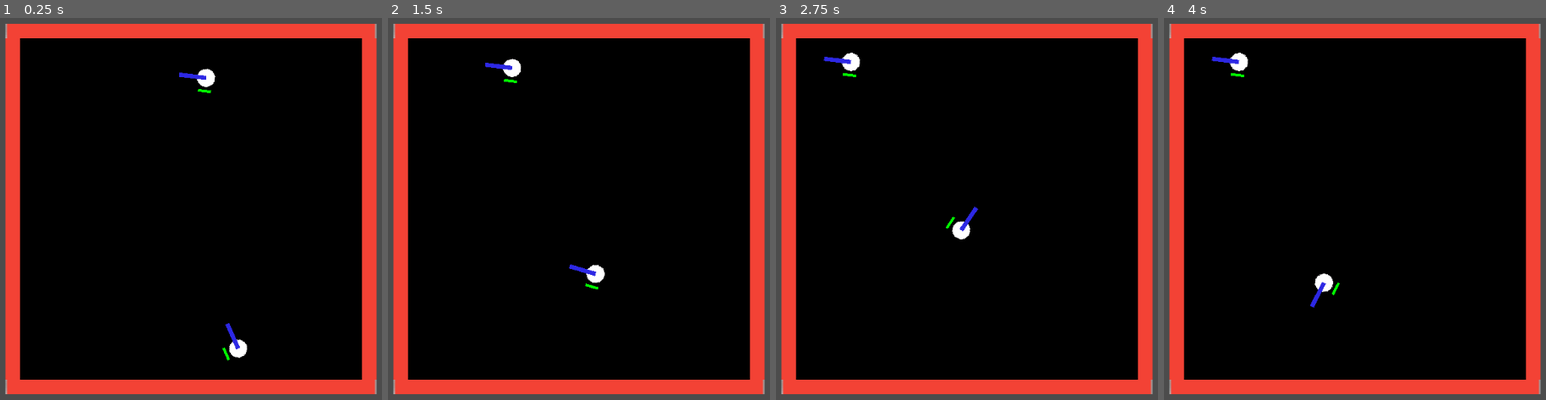
Above: before the commit, frames 1-4 (left to right).
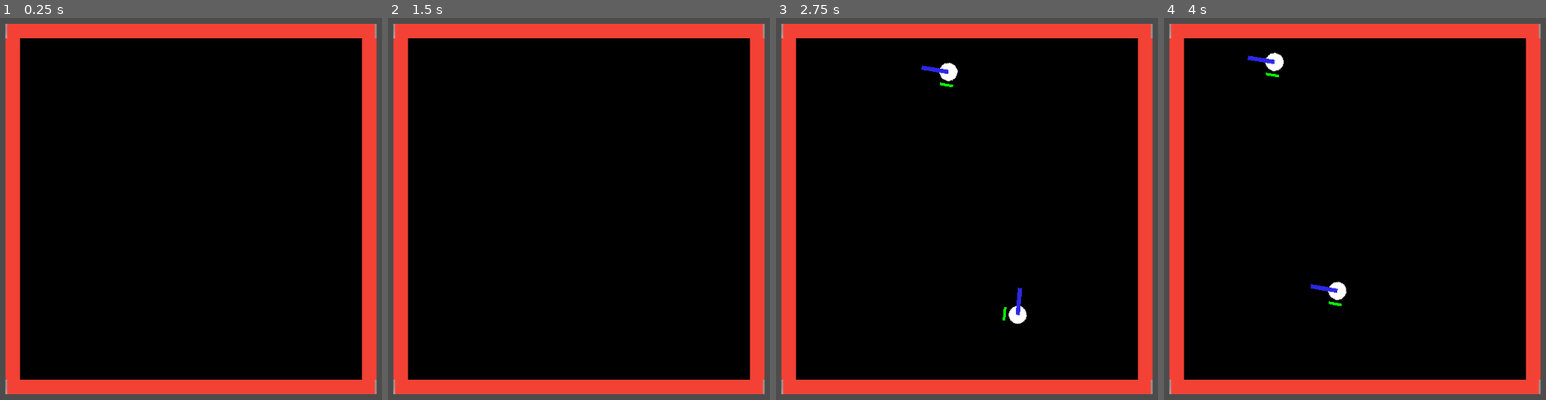
Above: after the commit, the same moments.

Repository: sisipun/CybersportManager
Game: Godot game, scene res://script/ui.tscn
Two runs of this game, one before a commit and one after it. Both use one fixed random seed, a clock stepped at 60 frames per second and the inputs below.
Inputs (mouse positions are in pixels of both pictures, inside the frame that each line leads up to):
- Up to frame 1 (0.25 s): no input
- Up to frame 2 (1.5 s): click (579, 209) at 0.67 s; move the mouse to (445, 228) at 1.27 s; click (445, 228) at 1.42 s
- Up to frame 3 (2.75 s): move the mouse to (1035, 121) at 2.02 s; click (1035, 121) at 2.17 s
- Up to frame 4 (4 s): move the mouse to (1320, 289) at 2.77 s; click (1320, 289) at 2.92 s; move the mouse to (outside the picture) at 3.52 s; click (outside the picture) at 3.67 s

The runs differ from the first frame. In frame 1, 0.6% of the frame differs, in the area x 46-65%, y 13-90%; in frame 2, 0.6%; in frame 3, 1.1%, in the area x 12-66%, y 9-81%; in frame 4, 1.0%.
Error after the commit: Invalid get index '0' (on base: 'Dictionary'). (res://script/tactical_fps/match/map/tactical_fps_map.gd:41)

Commit message:
Improve match timers

Diff:
--- a/game/script/base/match/base_match.gd
+++ b/game/script/base/match/base_match.gd
@@ -24,19 +24,11 @@
 		add_child(controller)
 		_team_controllers[team] = controller
 
-	start_round()
+	start()
 
 
-func start_round() -> void:
-	for team in _teams:
-		for i in range(_team_players_count):
-			var player: BasePlayer = _player_scene.instance()
-			player.init(team, i)
-			_map.add_player(player)
-
-
-func end_round() -> void:
-	_map.clear()
+func start() -> void:
+	pass
 
 
 func _process(_delta: float) -> void:
--- a/game/script/base/match/map/base_map.gd
+++ b/game/script/base/match/map/base_map.gd
@@ -32,7 +32,10 @@
 
 
 func get_team_players(team: int) -> Array:
-	return _players[team]
+	if team < _players.size():
+		return _players[team]
+	else:
+		return []
 
 
 func _on_player_dead(_player: BasePlayer) -> void:
--- a/game/script/tactical_fps/match/player/tactical_fps_player_controller.gd
+++ b/game/script/tactical_fps/match/player/tactical_fps_player_controller.gd
@@ -5,18 +5,13 @@
 var target_plant_zone: TacticalFpsPlantZone = null
 
 
-func process(map: BaseMap) -> void:
+func start_round(map: BaseMap) -> void:
 	var tactical_fps_map: TacticalFpsMap = map as TacticalFpsMap
-	if not target_plant_zone:
-		target_plant_zone = tactical_fps_map.plant_zones[randi() % len(tactical_fps_map.plant_zones)]
-		var players: Array = map.get_team_players(team)
-		for player in players:
-			var tactical_fps_player: TacticalFpsPlayer = player as TacticalFpsPlayer
-			tactical_fps_player.move_to(target_plant_zone.global_position)
-
-
-func start_round() -> void:
-	pass
+	target_plant_zone = tactical_fps_map.plant_zones[randi() % len(tactical_fps_map.plant_zones)]
+	var players: Array = map.get_team_players(team)
+	for player in players:
+		var tactical_fps_player: TacticalFpsPlayer = player as TacticalFpsPlayer
+		tactical_fps_player.move_to(target_plant_zone.global_position)
 
 
 func end_round() -> void:
--- a/game/script/tactical_fps/match/tactical_fps_match.gd
+++ b/game/script/tactical_fps/match/tactical_fps_match.gd
@@ -2,27 +2,30 @@
 extends BaseMatch
 
 
+enum State {
+	ROUND_STARTING,
+	ROUND_IN_PROGRESS,
+	ROUND_ENDED
+}
+
+
 export (NodePath) onready var _round_timer = get_node(_round_timer) as Timer
 export (NodePath) onready var _bomb_timer = get_node(_bomb_timer) as Timer
-export (NodePath) onready var _next_round_timer = get_node(_next_round_timer) as Timer
+export (NodePath) onready var _start_round_timer = get_node(_start_round_timer) as Timer
+export (NodePath) onready var _end_round_timer = get_node(_end_round_timer) as Timer
 
 export (int) var _win_condition_rounds_count: int = 16
 
 export (TacticalFpsTeam.Side) var _round_ends_winning_team: int = TacticalFpsTeam.Side.BLUE
 export (TacticalFpsTeam.Side) var _round_bomb_explodes_winning_team: int = TacticalFpsTeam.Side.RED
 
-export (float) var _round_duration: float = 20.0
+export (float) var _round_duration: float = 10.0
 export (float) var _bomb_duration: float = 30.0
-export (float) var _next_round_delay: float = 3.0
+export (float) var _start_round_delay: float = 2.0
+export (float) var _end_round_delay: float = 3.0
 
 var _score: Dictionary = {}
-
-
-func init(teams: Array, team_players_count: int) -> void:
-	.init(teams, team_players_count)
-	for team in teams:
-		_score[team] = 0
-	_map.connect("team_dead", self, "_on_team_dead")
+var _state: int = State.ROUND_STARTING
 
 
 func _ready() -> void:
@@ -34,51 +37,78 @@
 	_bomb_timer.wait_time = _bomb_duration
 	_bomb_timer.connect("timeout", self, "_on_bomb_timer_timeout")
 
-	_next_round_timer.one_shot = true
-	_next_round_timer.wait_time = _next_round_delay
-	_next_round_timer.connect("timeout", self, "_on_next_round_timer_timeout")
+	_start_round_timer.one_shot = true
+	_start_round_timer.wait_time = _start_round_delay
+	_start_round_timer.connect("timeout", self, "_on_start_round_timer_timeout")
+
+	_end_round_timer.one_shot = true
+	_end_round_timer.wait_time = _end_round_delay
+	_end_round_timer.connect("timeout", self, "_on_end_round_timer_timeout")
 
 	init(TacticalFpsTeam.Side.values(), 1)
 
 
+func init(teams: Array, team_players_count: int) -> void:
+	.init(teams, team_players_count)
+	for team in teams:
+		_score[team] = 0
+	_map.connect("team_dead", self, "_on_team_dead")
+
+
+func start() -> void:
+	_state = State.ROUND_STARTING
+	_start_round_timer.start()
+
 
 func start_round() -> void:
-	.start_round()
+	for team in _teams:
+		for i in range(_team_players_count):
+			var player: BasePlayer = _player_scene.instance()
+			player.init(team, i)
+			_map.add_player(player)
 	for controller in _team_controllers.values():
-		controller.start_round()
+		controller.start_round(_map)
 	_round_timer.start()
+	_state = State.ROUND_IN_PROGRESS
 
 
-func end_round() -> void:
+func end_round(winner: int) -> void:
+	if _state != State.ROUND_IN_PROGRESS:
+		return
+
+	_state = State.ROUND_ENDED
 	_round_timer.stop()
-	.end_round()
+	_bomb_timer.stop()
+
 	for controller in _team_controllers.values():
 		controller.end_round()
 
+	_score[winner] += 1
+	print(_score)
+	if _score[winner] >= _win_condition_rounds_count:
+		emit_signal("end_match", winner)
+		print('End match. Winner: ', winner)
+	else:
+		_end_round_timer.start()
+
+
+func _on_start_round_timer_timeout() -> void:
+	start_round()
+
+
+func _on_end_round_timer_timeout() -> void:
+	_map.clear()
+	_state = State.ROUND_STARTING
+	_start_round_timer.start()
+
 
 func _on_team_dead(team: int) -> void:
-	_on_round_end(1 - team)
+	end_round(1 - team)
 
 
 func _on_round_timer_timeout() -> void:
-	print('tt')
-	_on_round_end(_round_ends_winning_team)
+	end_round(_round_ends_winning_team)
 
 
 func _on_bomb_timer_timeout() -> void:
-	_on_round_end(_round_bomb_explodes_winning_team)
-
-
-func _on_next_round_timer_timeout() -> void:
-	end_round()
-	start_round()
-
-
-func _on_round_end(winner_team: int) -> void:
-	_score[winner_team] += 1
-	print(_score)
-	if _score[winner_team] >= _win_condition_rounds_count:
-		emit_signal("end_match", winner_team)
-		print('End match. Winner: ', winner_team)
-	else:
-		_next_round_timer.start()
+	end_round(_round_bomb_explodes_winning_team)
--- a/game/script/tactical_fps/match/tactical_fps_match.tscn
+++ b/game/script/tactical_fps/match/tactical_fps_match.tscn
@@ -12,7 +12,8 @@
 _player_scene = ExtResource( 1 )
 _round_timer = NodePath("RoundTimer")
 _bomb_timer = NodePath("BombTimer")
-_next_round_timer = NodePath("NextRoundTimer")
+_start_round_timer = NodePath("StartRoundTimer")
+_end_round_timer = NodePath("EndRoundTimer")
 
 [node name="Map" parent="." instance=ExtResource( 2 )]
 
@@ -20,4 +21,6 @@
 
 [node name="BombTimer" type="Timer" parent="."]
 
-[node name="NextRoundTimer" type="Timer" parent="."]
+[node name="StartRoundTimer" type="Timer" parent="."]
+
+[node name="EndRoundTimer" type="Timer" parent="."]
--- a/game/script/ui.tscn
+++ b/game/script/ui.tscn
@@ -17,5 +17,10 @@
 mouse_filter = 2
 
 [node name="Match" parent="MapZone" instance=ExtResource( 2 )]
+_win_condition_rounds_count = 16
+_round_ends_winning_team = 1
+_round_bomb_explodes_winning_team = 0
+_round_duration = 10.0
+_bomb_duration = 30.0
 
 [editable path="MapZone/Match"]
